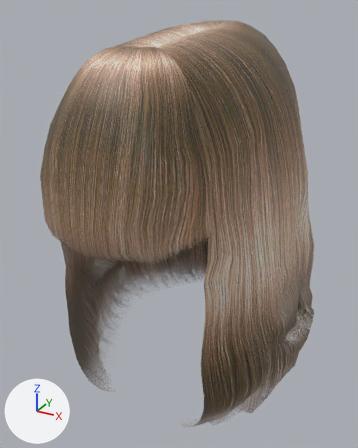
The glTF model assets/modular/hair/toigo_curled_under_bob_with_bangs_male.glb as it was, and as the next commit left it.
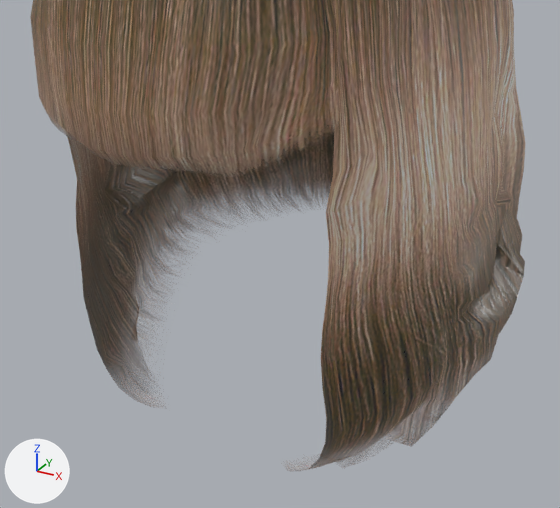
Each version appears first whole from a camera (50 mm lens) standing at (0.166, -0.366, 1.85) and looking at (-0.007, -0.051, 1.693), and next in a close-up on the part from 6% to 93% of the width and 37% to 100% of the height. Every picture has the same lights, and +X, +Y and +Z are marked at lower left. The last two pictures show the newer version.

In view in the first close-up: 'Human.toigo_curled_under_bob_with_bangs'.
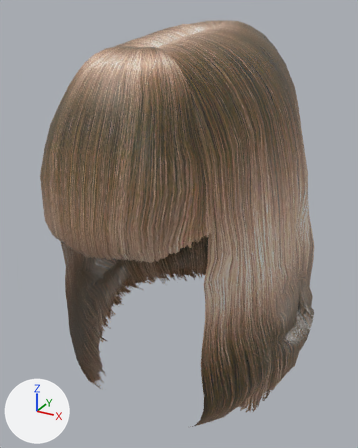
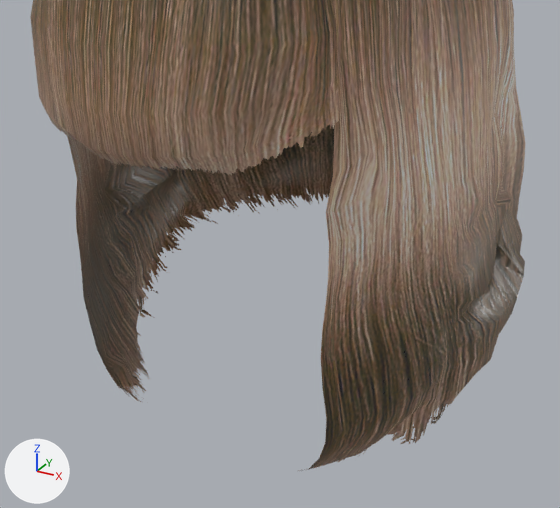
Boxes (x1, y1, x2, y2) around the edits, measured in the close-ups (560 x 508 px):
'Human.toigo_curled_under_bob_with_bangs', surface changed: (51, 114, 494, 471) in both

The change, as a list of edits to the scene's bpy script:
```text
Change mat_human_toigo_curled_under_bob_with_bangs:
    remove # nodes: BsdfPrincipled, Math, NormalMap, OutputMaterial, SeparateColor, TexImage x3
    nodes: BsdfPrincipled, Math x3, NormalMap, OutputMaterial, SeparateColor, TexImage x3
```
